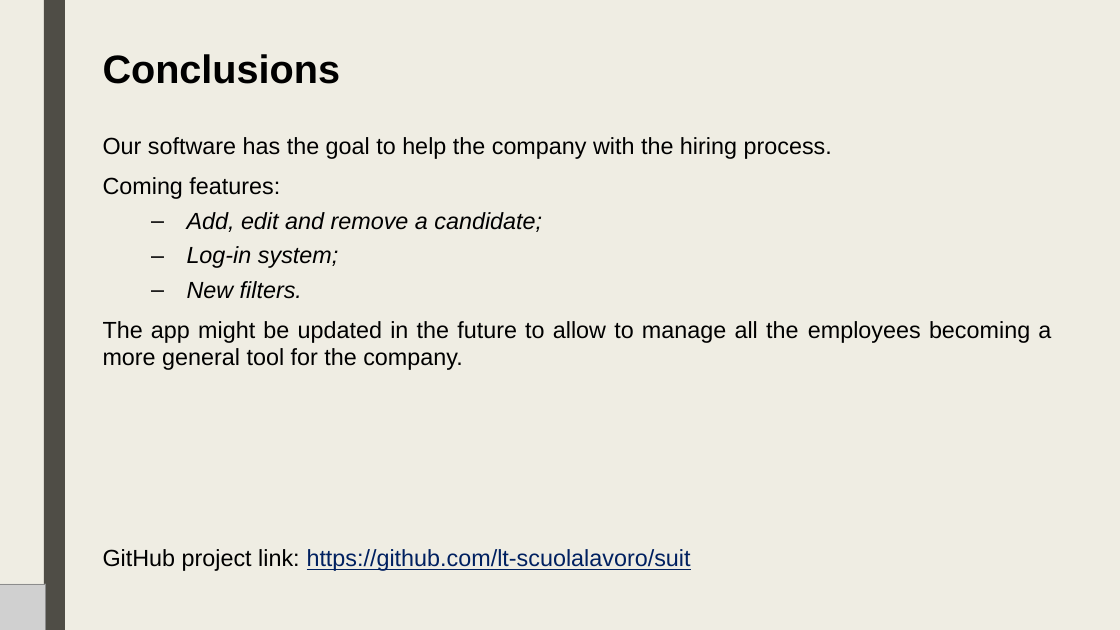
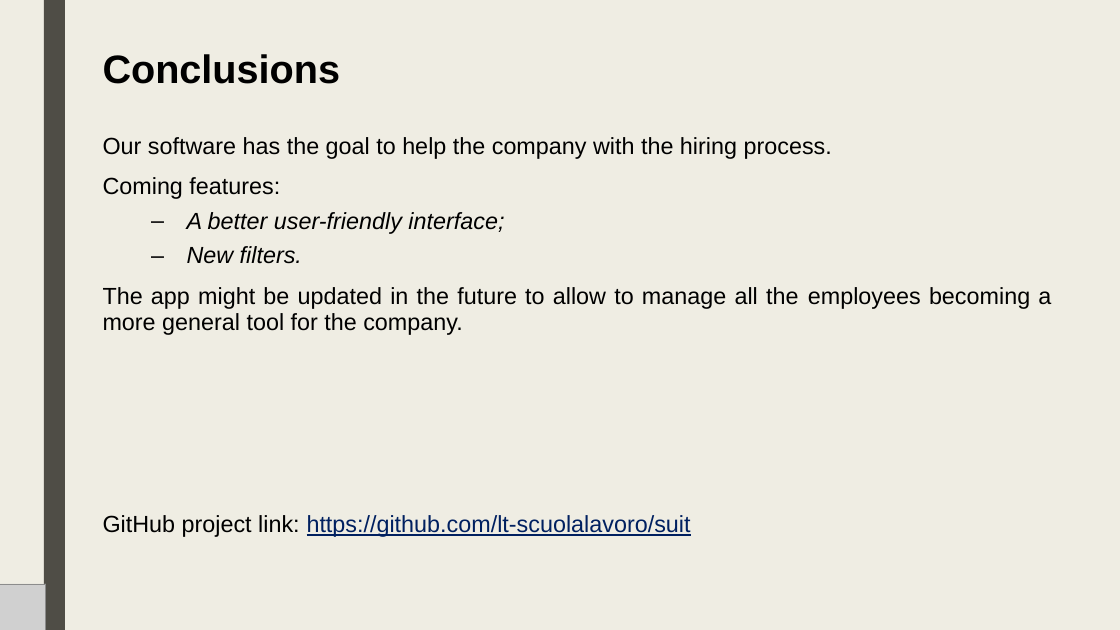
Before and after one commit to lt-scuolalavoro/suit, a slide deck: slide 12 of resources/EN - Suit Database.pptx (slide 11 before the commit). Drawn at 1120x630 pixels with LibreOffice and Linux fonts; fonts in the diff are those of the drawing; grey boxes stand for pictures. Boxes give left, top, right and bottom in pixels: in the first picture for what was removed or moved away, otherwise in the second. Text is boxed around its words. In the diff, an @@ line names an element or a change of style, - is before the commit and + after.

```diff
--- a/resources/EN - Suit Database.pptx
+++ b/resources/EN - Suit Database.pptx
@@ text at [187,212,504,234]: text changed @@
-  – Add, edit and remove a candidate;
-  – Log-in system;
+  – A better user-friendly interface;
```
Also in this commit, not shown: 7 other slides changed, 1 slide added, 3 other files.
